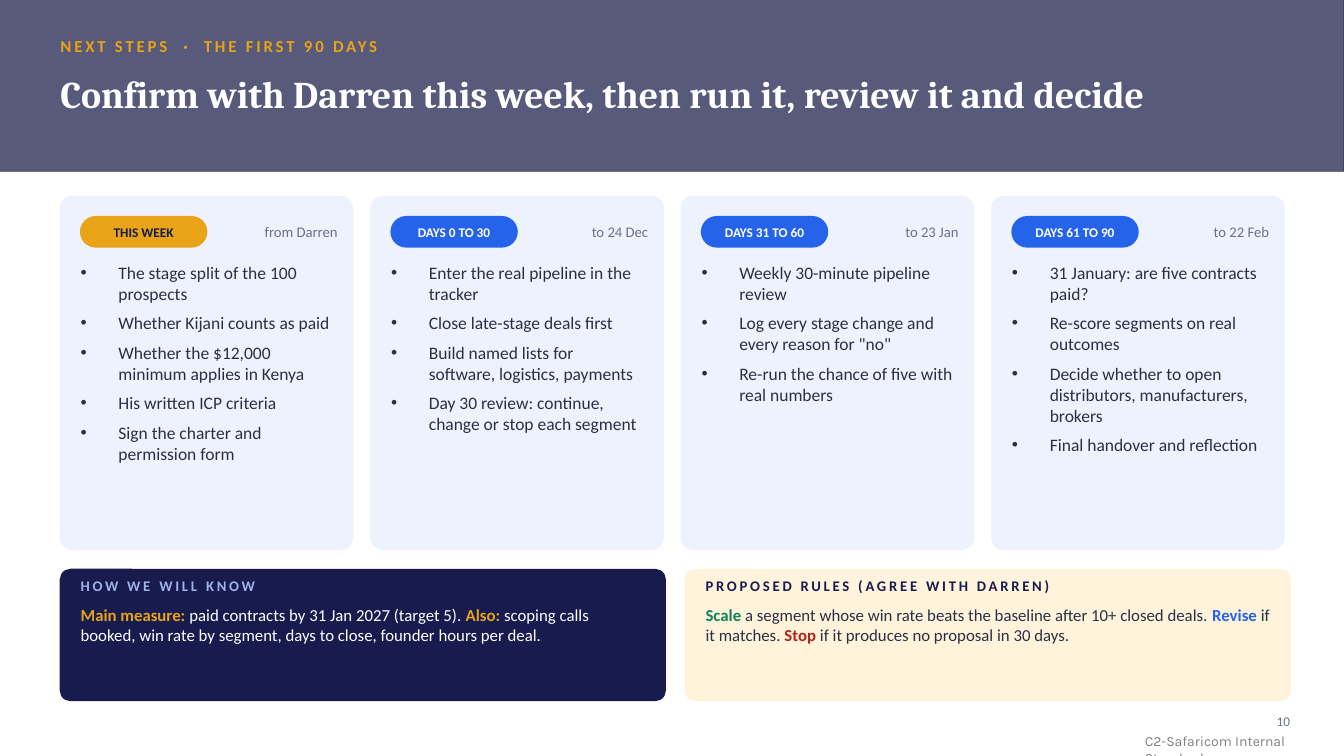
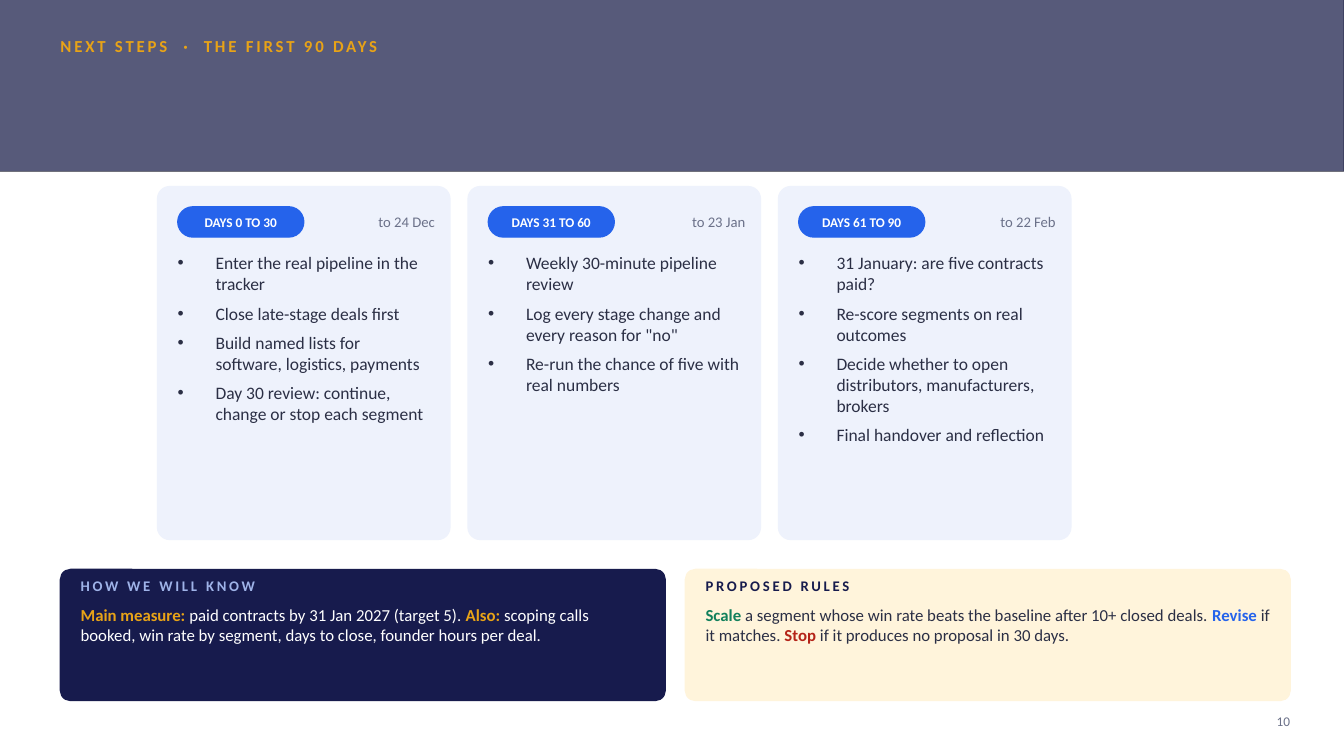
Before and after one commit to JIMWAMAE/CHENORA, a slide deck: slide 10 of Documents/Chenora_Final_Presentation 1.pptx. Drawn at 1344x756 pixels with LibreOffice and Linux fonts; fonts in the diff are those of the drawing; grey boxes stand for pictures. Boxes give left, top, right and bottom in pixels: in the first picture for what was removed or moved away, otherwise in the second. Text is boxed around its words. In the diff, an @@ line names an element or a change of style, - is before the commit and + after.

```diff
--- a/Documents/Chenora_Final_Presentation 1.pptx
+++ b/Documents/Chenora_Final_Presentation 1.pptx
@@ text removed at (60, 81, 1145, 113) @@
-Confirm with Darren this week, then run it, review it and decide
@@ rounded rectangle removed at (60, 197, 353, 549) @@
@@ 9 texts, 6 rounded rectangles: place and size @@
-9 texts, 6 rounded rectangles at (371, 197, 1285, 549)
+9 texts, 6 rounded rectangles at (157, 187, 1071, 539)
@@ rounded rectangle removed at (81, 217, 207, 247) @@
@@ text removed at (114, 228, 173, 237) @@
-THIS WEEK
@@ text removed at (265, 227, 338, 237) @@
-from Darren
@@ text removed at (118, 267, 330, 463) @@
-• The stage split of the 100 prospects
-• Whether Kijani counts as paid
-• Whether the $12,000 minimum applies in Kenya
-• His written ICP criteria
-• Sign the charter and permission form
@@ text at (706, 581, 850, 591): text changed @@
-PROPOSED RULES (AGREE WITH DARREN)
+PROPOSED RULES
@@ text removed at (1145, 736, 1285, 746) @@
-C2-Safaricom Internal Standard
```
Also in this commit, not shown: 9 other slides changed, 3 other files.
